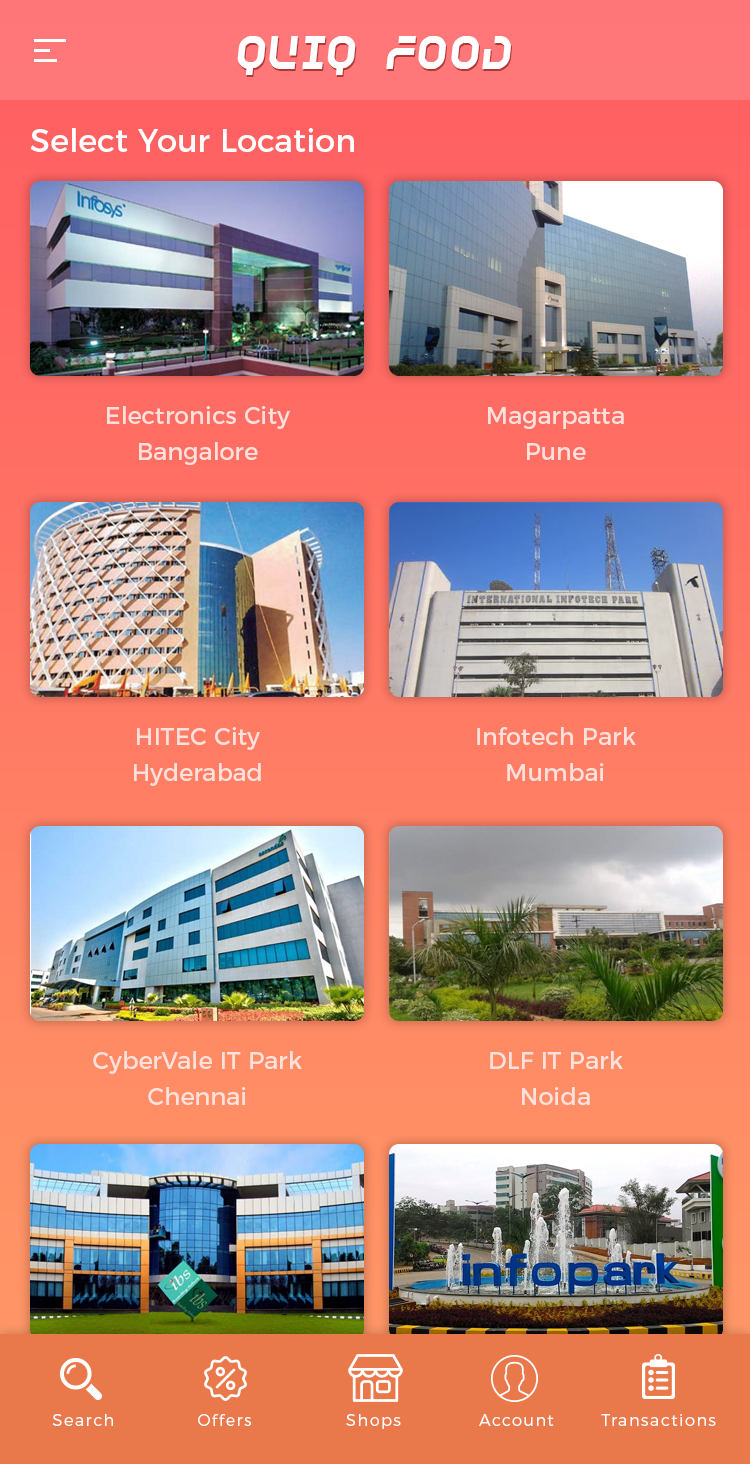
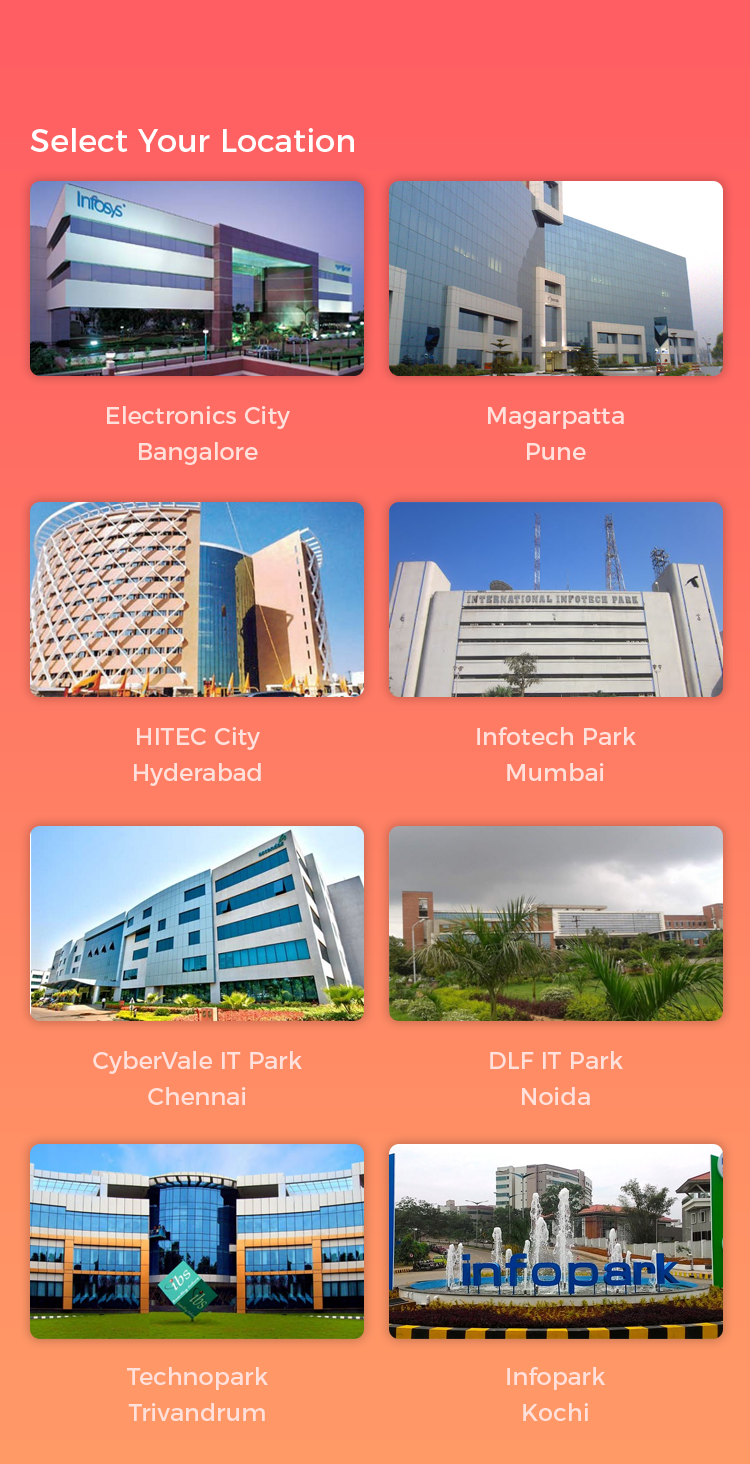
Layered file, before and after one edit (750x1464). Changes by layer:
removed layer "Menu" over (0, 0, 750, 1464)
painted on "Color Fill 1 copy 4" (1st of 2), unmasked it over (389, 1325, 723, 1339)
painted on "Color Fill 1 copy 4" (2nd of 2), unmasked it over (30, 1326, 364, 1339)
